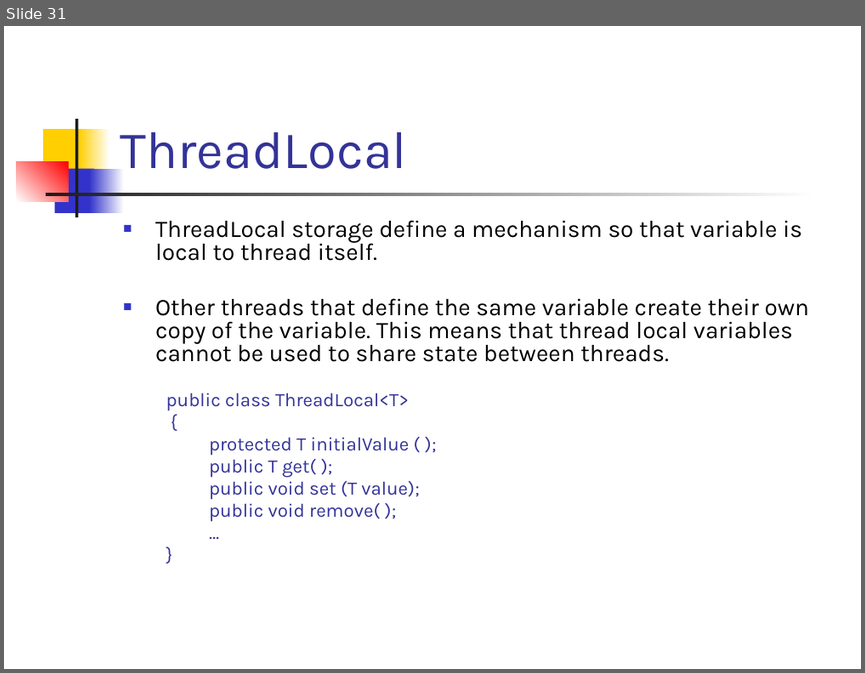
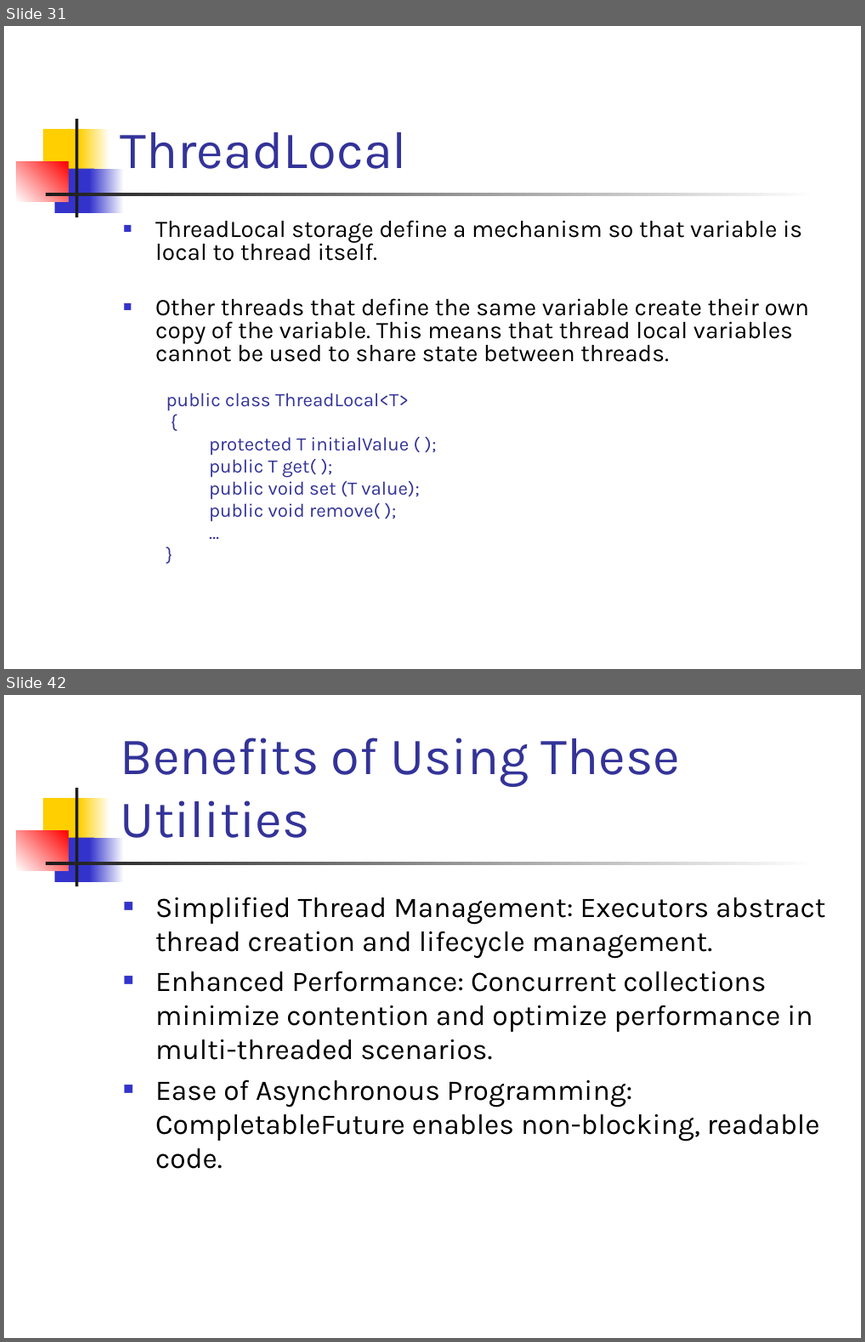
Before and after one commit to SarathaNatraj/MOBILITY-PLATFORM, a slide deck: CORE JAVA/MATERIALS/Java-Threads-and-Synchronization.pptx. Shown one above the other, each under a label of ours: slide 31 before the commit, slides 31 and 42 after it; the slides between them are not shown. The pictures are 865x673 and 865x1342 pixels, drawn with LibreOffice and Linux fonts; fonts in the diff are those of the drawing. Boxes give left, top, right and bottom in pixels: in the first picture for what was removed or moved away, otherwise in the second. Text is boxed around its words. In the diff, an @@ line names an element or a change of style, - is before the commit and + after.

Commit message:
Adding ThreadSafety, Concurrent collections code samples, materials

```diff
--- a/CORE JAVA/MATERIALS/Java-Threads-and-Synchronization.pptx
+++ b/CORE JAVA/MATERIALS/Java-Threads-and-Synchronization.pptx
@@ slide 42 added at (x1=4, y1=695, x2=861, y2=1338), background #FFFFFF; not listed: 7 template elements that a slide beside it also shows @@
@@ title added at (x1=120, y1=737, x2=680, y2=838), 44 pt, text #333399 @@
+Benefits of Using These Utilities
@@ text added at (x1=155, y1=897, x2=825, y2=1168), 24 pt, text #000000 @@
+■ Simplified Thread Management: Executors abstract thread creation and lifecycle management.
+■ Enhanced Performance: Concurrent collections minimize contention and optimize performance in multi-threaded scenarios.
+■ Ease of Asynchronous Programming: CompletableFuture enables non-blocking, readable code.
```
Also in this commit, not shown: 11 other slides added, 11 other files.
